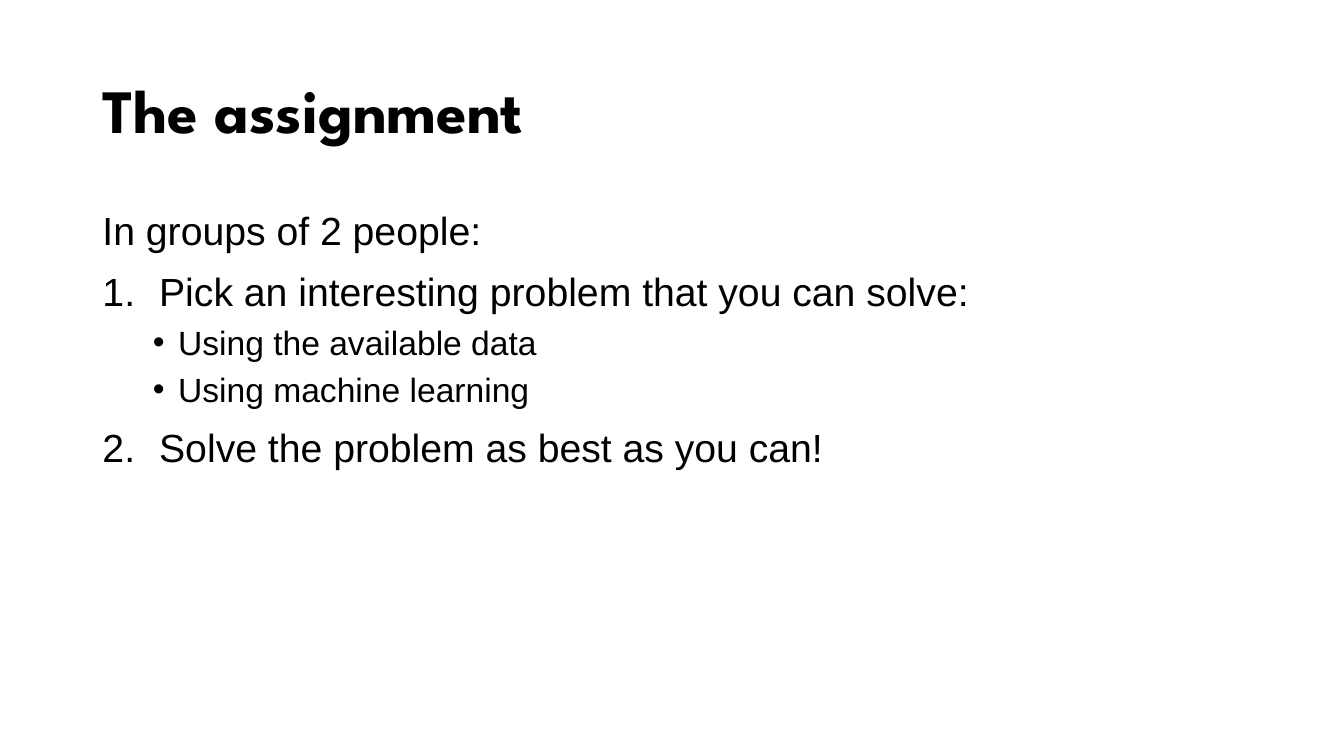
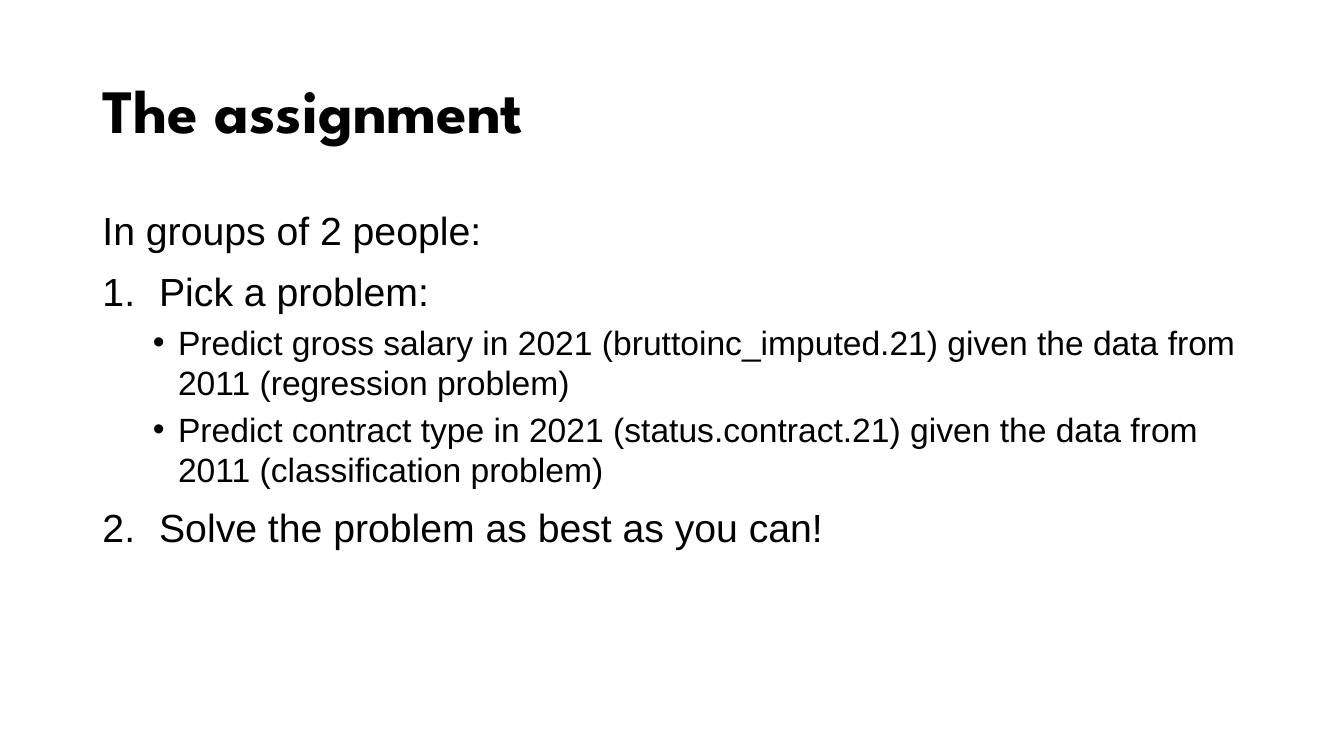
Before and after one commit to esciencecenter-digital-skills/SICSS-odissei-machine-learning, a slide deck: slide 3 of files/apply-skills-to-liss-dataset-exercise.pptx. Drawn at 1344x756 pixels with LibreOffice and Linux fonts; fonts in the diff are those of the drawing; background and template pictures are left out. Boxes give left, top, right and bottom in pixels: in the first picture for what was removed or moved away, otherwise in the second. Text is boxed around its words. In the diff, an @@ line names an element or a change of style, - is before the commit and + after.

Commit message:
Update assignment for liss dataset

```diff
--- a/files/apply-skills-to-liss-dataset-exercise.pptx
+++ b/files/apply-skills-to-liss-dataset-exercise.pptx
@@ text at (159,277,1235,489): text changed @@
-1. Pick an interesting problem that you can solve:
-  • Using the available data
-  • Using machine learning
+1. Pick a problem:
+  • Predict gross salary in 2021 (bruttoinc_imputed.21) given the data from 2011 (regression problem)
+  • Predict contract type in 2021 (status.contract.21) given the data from 2011 (classification problem)
```
Also in this commit, not shown: 1 other slide changed.
